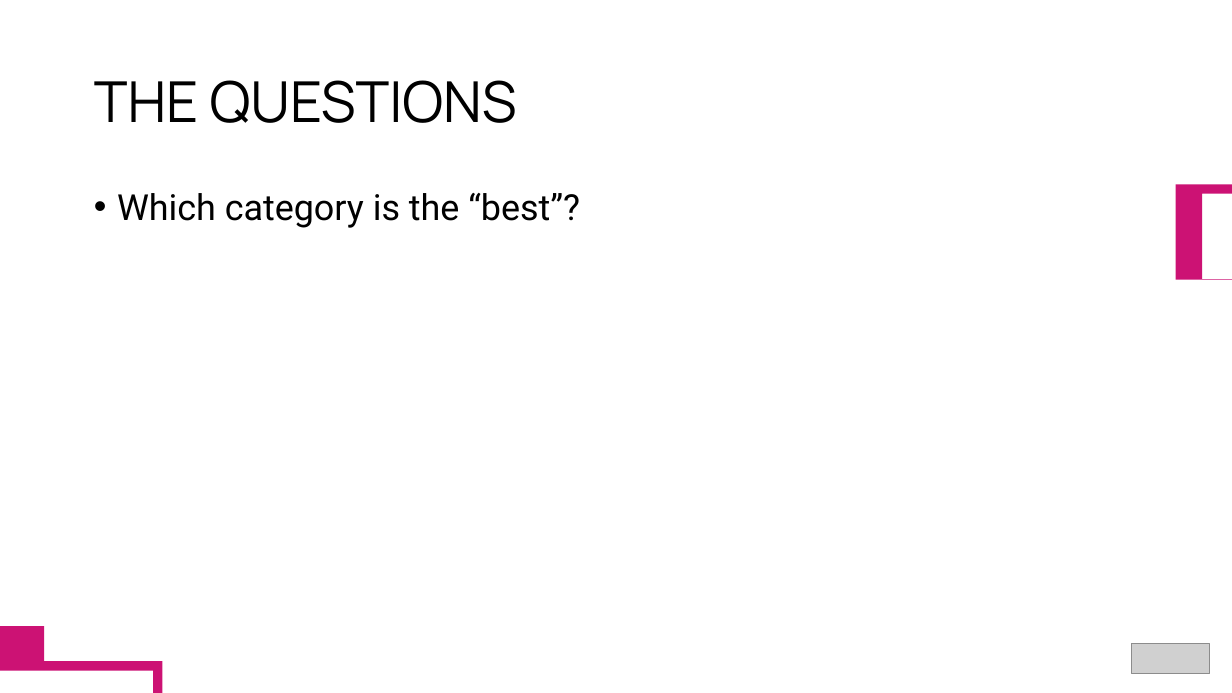
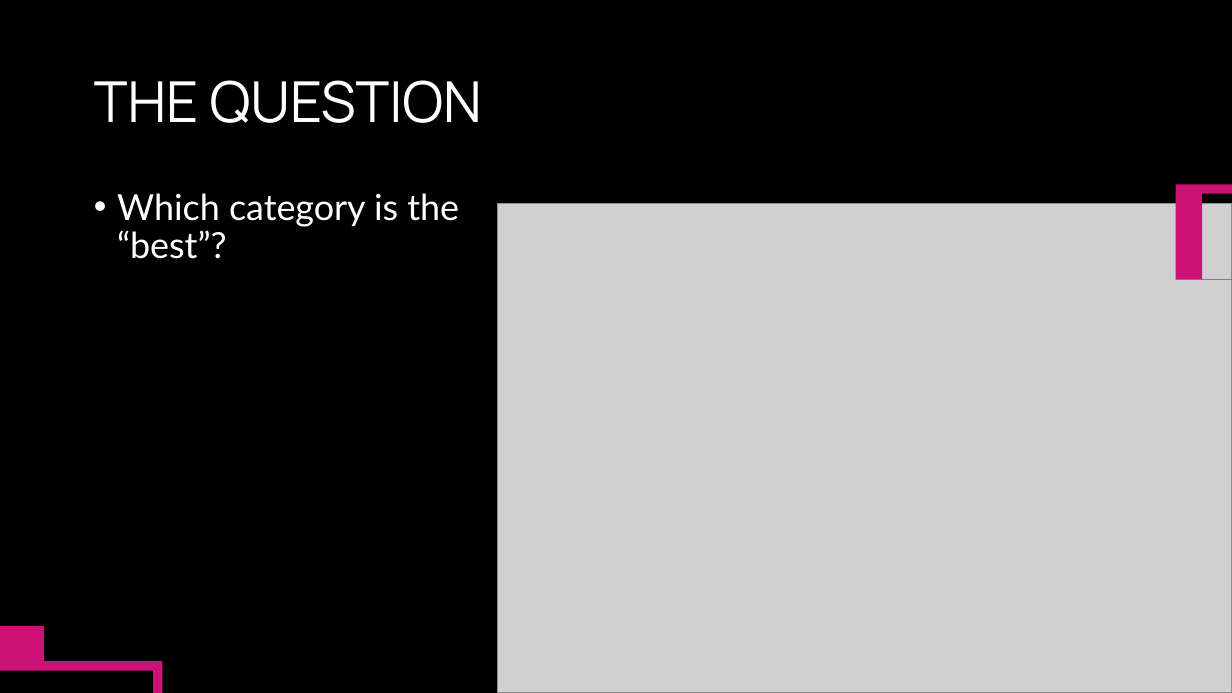
Before and after one commit to Shuvo-saha/Visual-Analytics-with-Tableau, a slide deck: slide 17 of Visual Analytics with Tableau.pptx (slide 16 before the commit). Drawn at 1232x693 pixels with LibreOffice and Linux fonts; fonts in the diff are those of the drawing; grey boxes stand for pictures. Boxes give left, top, right and bottom in pixels: in the first picture for what was removed or moved away, otherwise in the second. Text is boxed around its words. In the diff, an @@ line names an element or a change of style, - is before the commit and + after.

Commit message:
Updated slides
Made it more visual, added photos and removed the logo. General structure remains the same

```diff
--- a/Visual Analytics with Tableau.pptx
+++ b/Visual Analytics with Tableau.pptx
@@ background #FFFFFF to #000000 @@
@@ title at box(94, 80, 482, 123): text changed; text colour #000000 to #FFFFFF @@
-THE QUESTIONS
+THE QUESTION
@@ text "Which category is the “best”?" at box(117, 193, 459, 259): font Roboto to Lato, text colour #000000 to #FFFFFF @@
@@ picture added at box(497, 203, 1232, 693) @@
@@ picture removed at box(1132, 644, 1211, 674) @@
```
Also in this commit, not shown: 17 other slides changed, 2 slides added.
